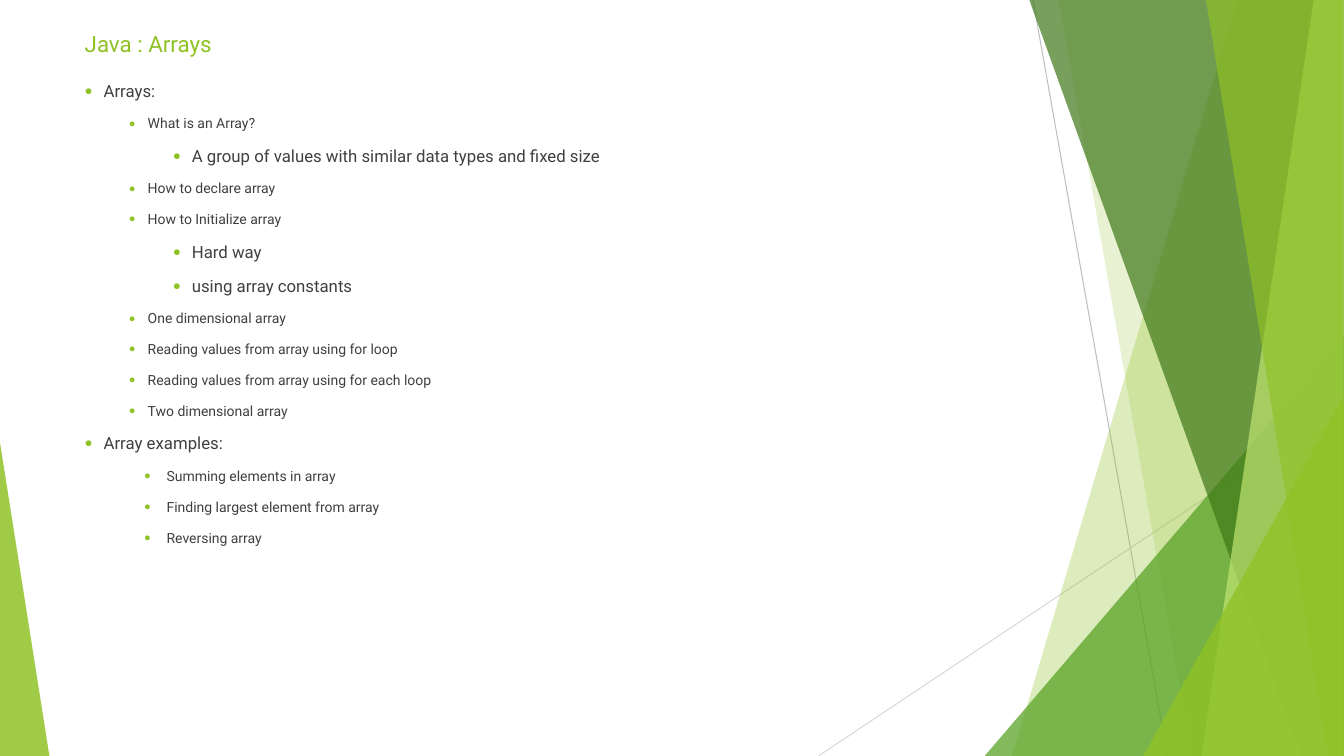
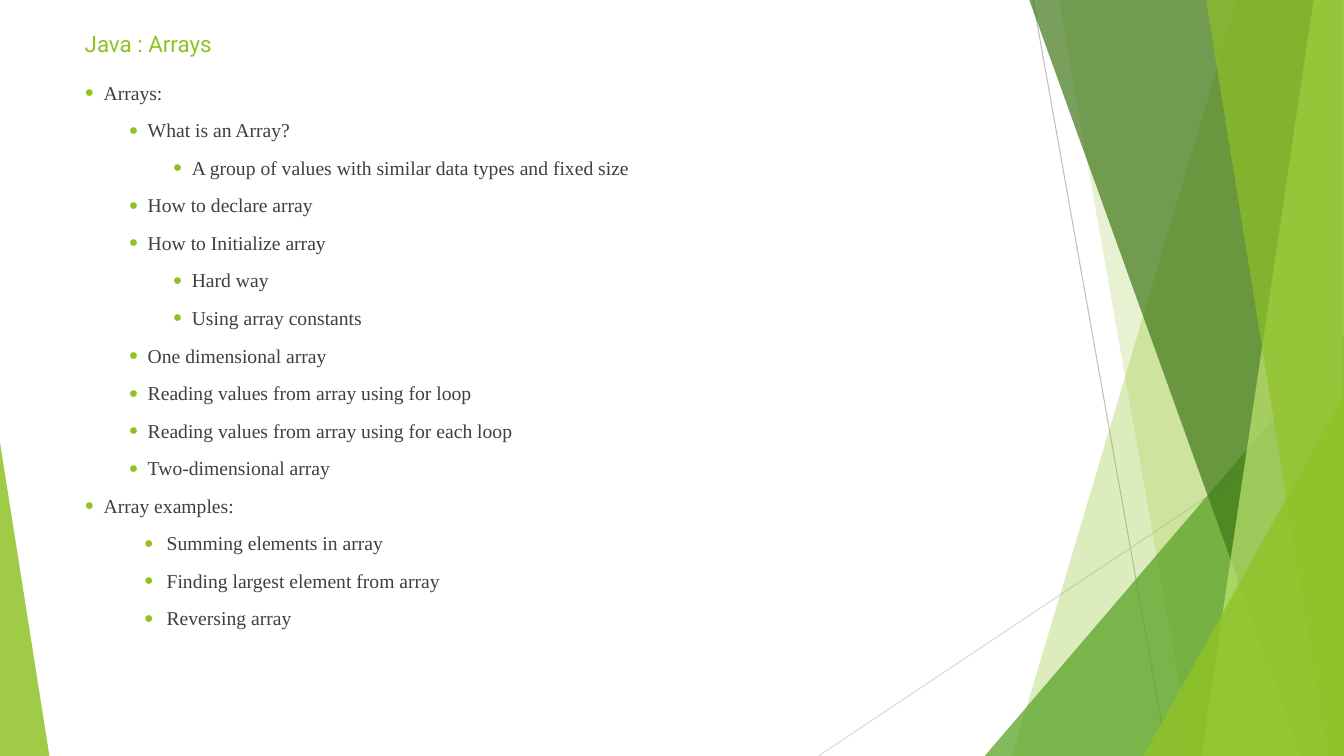
Before and after one commit to sidissir/mk-java-training, a slide deck: slide 15 of AutomationPPT.pptx. Drawn at 1344x756 pixels with LibreOffice and Linux fonts; fonts in the diff are those of the drawing. Boxes give left, top, right and bottom in pixels: in the first picture for what was removed or moved away, otherwise in the second. Text is boxed around its words. In the diff, an @@ line names an element or a change of style, - is before the commit and + after.

Commit message:
Java day 5

```diff
--- a/AutomationPPT.pptx
+++ b/AutomationPPT.pptx
@@ text at (104, 87, 628, 629): size 12 to 14 pt in "Arrays:", "A group of values with similar data ...", "Hard way", "Array examples:"; font Roboto to Times New Roman in "Arrays:", "What is an Array?", "A group of values with similar data ...", "How to declare array" and 9 more places; size 10 to 14 pt in "What is an Array?", "How to declare array", "How to Initialize array", "One dimensional array" and 5 more places @@
@@ text at (192, 312, 362, 330): text changed; size 12 to 14 pt; font Roboto to Times New Roman @@
-    ● using array constants
+    ● Using array constants
@@ text at (148, 461, 330, 479): text changed; size 10 to 14 pt; font Roboto to Times New Roman @@
-  ● Two dimensional array
+  ● Two-dimensional array
```
Also in this commit, not shown: 22 other slides changed, 2 slides added, 1 slide removed, 9 other files.
